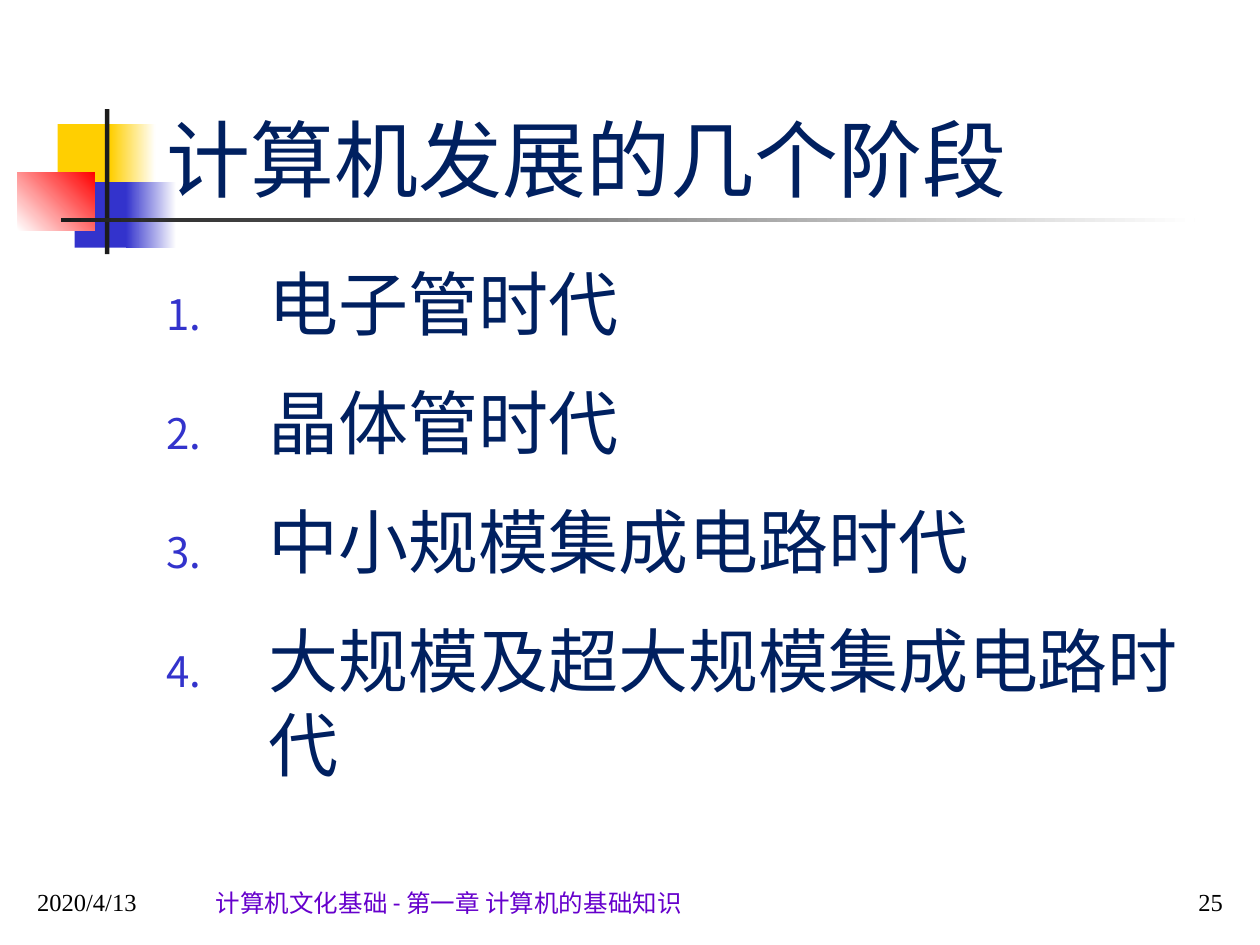
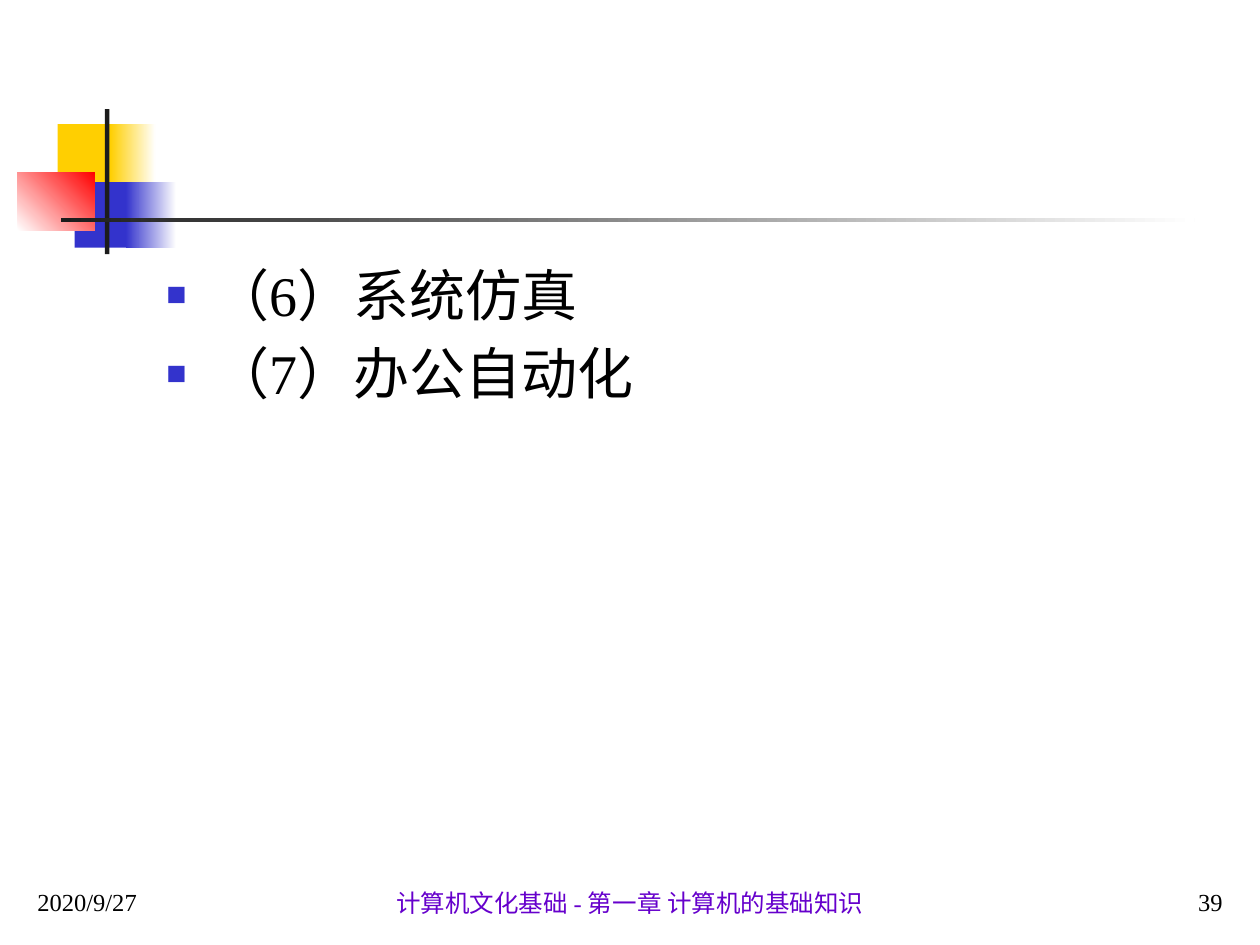
Before and after one commit to sans123wx/class, a slide deck: slide 39 of 计算机应用基础/第1章计算机基础/第1.1章 计算机概述.pptx (slide 25 before the commit). Drawn at 1260x945 pixels with LibreOffice and Linux fonts; fonts in the diff are those of the drawing. Boxes give left, top, right and bottom in pixels: in the first picture for what was removed or moved away, otherwise in the second. Text is boxed around its words. In the diff, an @@ line names an element or a change of style, - is before the commit and + after.

```diff
--- a/计算机应用基础/第1章计算机基础/第1.1章 计算机概述.pptx
+++ b/计算机应用基础/第1章计算机基础/第1.1章 计算机概述.pptx
@@ title removed at [166, 120, 1006, 198] @@
-计算机发展的几个阶段
@@ text at [214, 268, 634, 399]: text changed; size 40 to 32 pt; text colour #002060 to #000000 @@
-1. 电子管时代
-2. 晶体管时代
-3. 中小规模集成电路时代
-4. 大规模及超大规模集成电路时代
+■ （6）系统仿真
+■ （7）办公自动化
@@ text "计算机文化基础 - 第一章 计算机的基础知识" at [396, 891, 863, 914]: font Roboto to Times New Roman; alignment left to centre @@
@@ text at [37, 894, 136, 912]: text changed @@
-2020/4/13
+2020/9/27
@@ page number at [1198, 894, 1223, 912]: text changed @@
-25
+39
```
Also in this commit, not shown: 93 other slides changed, 1 slide added, 5 slides removed.
